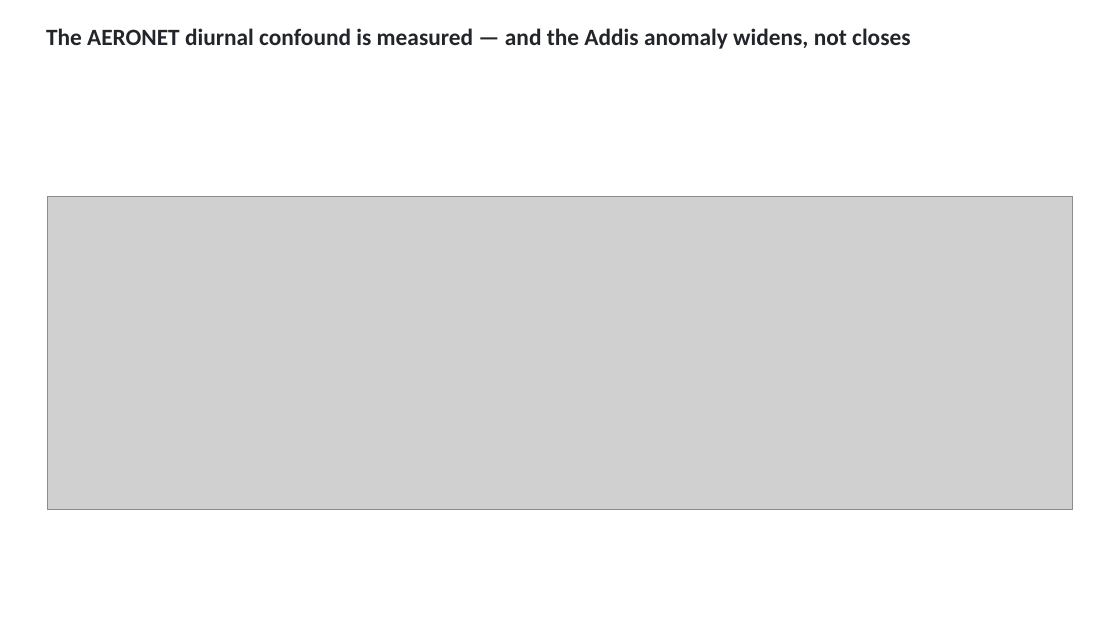
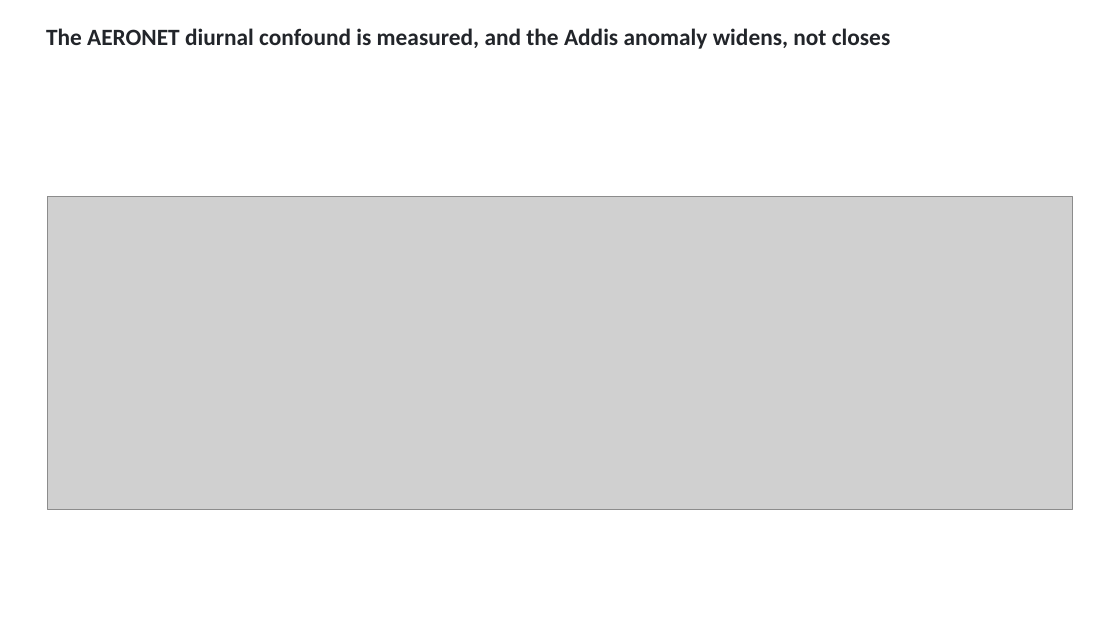
Before and after one commit to ahzs645/aethmodular, a slide deck: slide 24 of deliverables/ftir_group_2026-08-27/ftir_group_2026-08-27.pptx (slide 25 before the commit). Drawn at 1120x630 pixels with LibreOffice and Linux fonts; fonts in the diff are those of the drawing; grey boxes stand for pictures. Boxes give left, top, right and bottom in pixels: in the first picture for what was removed or moved away, otherwise in the second. Text is boxed around its words. In the diff, an @@ line names an element or a change of style, - is before the commit and + after.

```diff
--- a/deliverables/ftir_group_2026-08-27/ftir_group_2026-08-27.pptx
+++ b/deliverables/ftir_group_2026-08-27/ftir_group_2026-08-27.pptx
@@ text at [46, 28, 890, 49]: text changed @@
-The AERONET diurnal confound is measured — and the Addis anomaly widens, not closes
+The AERONET diurnal confound is measured, and the Addis anomaly widens, not closes
```
Also in this commit, not shown: 22 other slides changed, 3 slides added, 2 slides removed, 6 other files.
